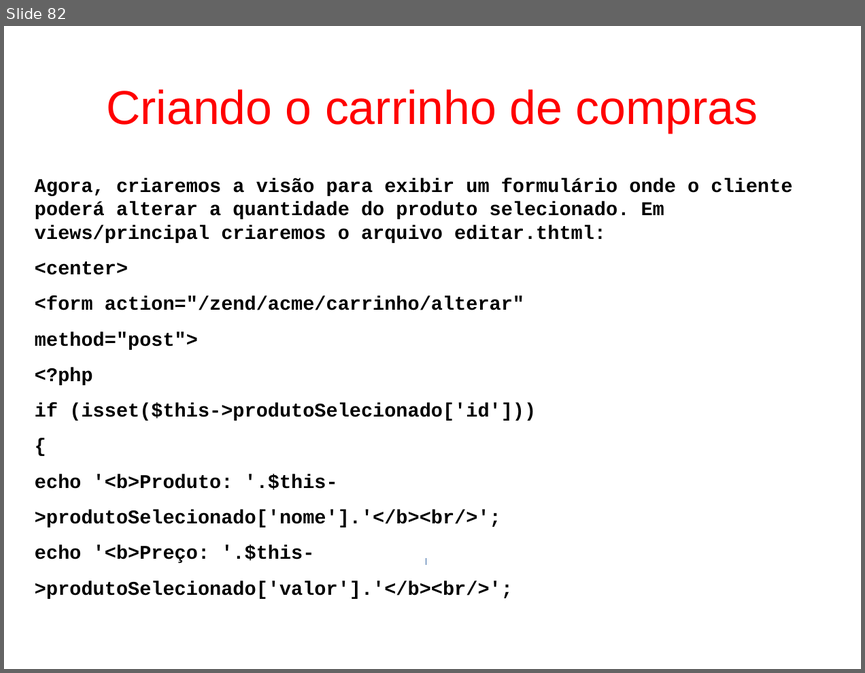
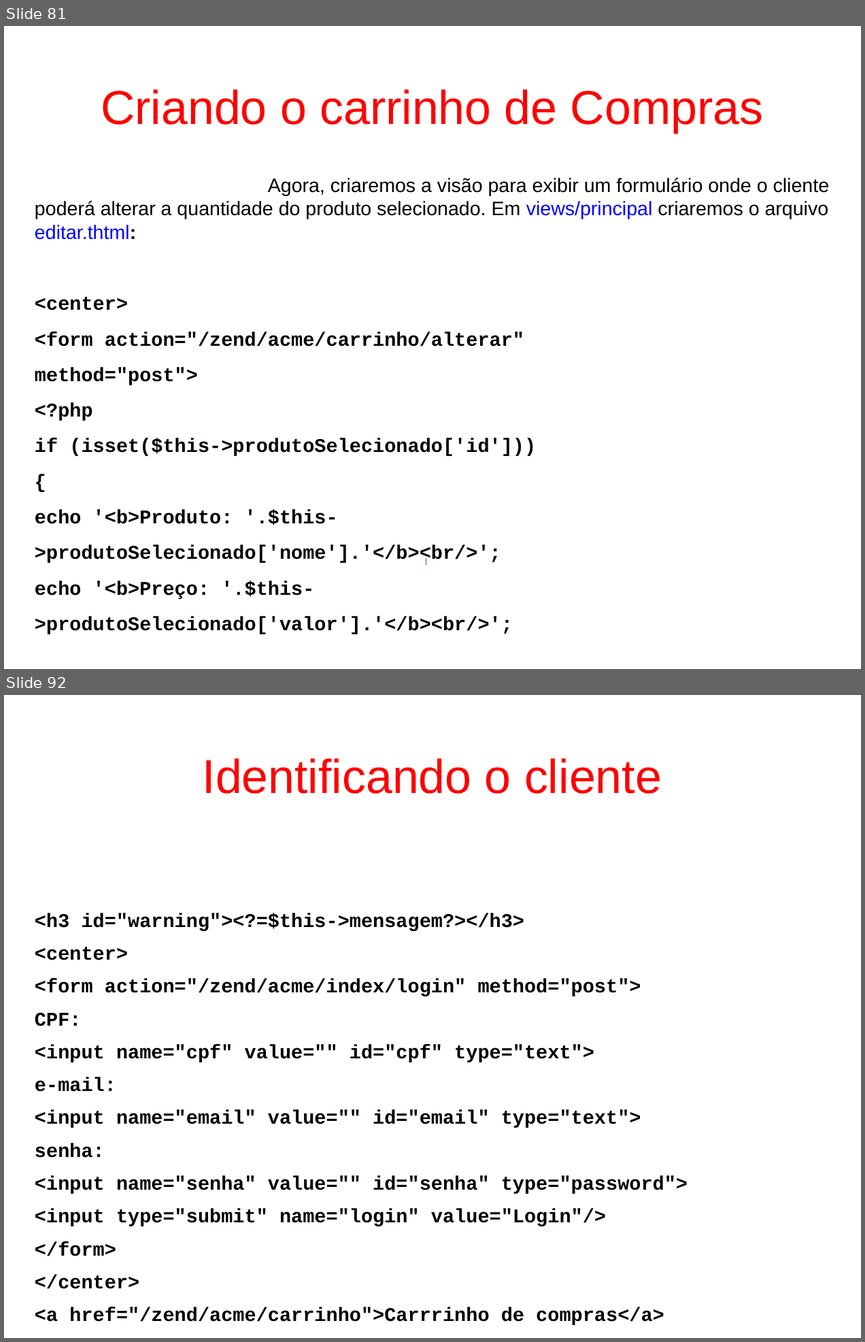
Before and after one commit to fgsl/lojasacme, a slide deck: docs/tutorial.odp. Shown one above the other, each under a label of ours: slide 82 before the commit, slides 81 and 92 after it; the slides between them are not shown. The pictures are 865x673 and 865x1342 pixels, drawn with LibreOffice and Linux fonts; fonts in the diff are those of the drawing. Boxes give left, top, right and bottom in pixels: in the first picture for what was removed or moved away, otherwise in the second. Text is boxed around its words. In the diff, an @@ line names an element or a change of style, - is before the commit and + after.

```diff
--- a/docs/tutorial.odp
+++ b/docs/tutorial.odp
@@ slide 92 added at (4,695,861,1338), background #FFFFFF @@
@@ title added at (203,758,662,794), 44 pt, text #FF0000 @@
+Identificando o cliente
@@ text added at (35,913,687,1325), 18 pt, text #000000, bold @@
+<h3 id="warning"><?=$this->mensagem?></h3>
+<center>
+<form action="/zend/acme/index/login" method="post">
+CPF:
+<input name="cpf" value="" id="cpf" type="text">
+e-mail:
+<input name="email" value="" id="email" type="text">
+senha:
+<input name="senha" value="" id="senha" type="password">
+<input type="submit" name="login" value="Login"/>
+</form>
+</center>
+<a href="/zend/acme/carrinho">Carrrinho de compras</a>
@@ what was slide 82 is now slide 81 @@
@@ slide 81 changed as well @@
@@ title at (101,89,763,133): text changed @@
-Criando o carrinho de compras
+Criando o carrinho de Compras
@@ text at (35,178,830,240): font Courier New to Arial, bold off in "Agora, criaremos a visão para exibir um ..."; text colour #000000 to #0000FF in "views/principal editar.thtml:" @@
```
Also in this commit, not shown: 21 other slides changed, 21 other slides added, 1 slide removed, 1 other file.
